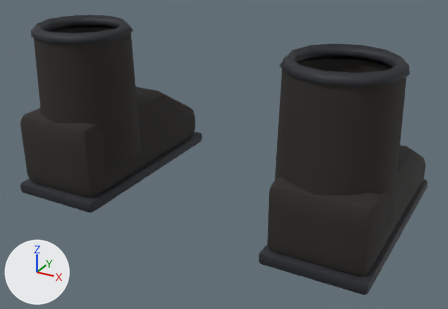
What one commit did to the glTF model art/armor/boots_scout.shopkeeper.glb.
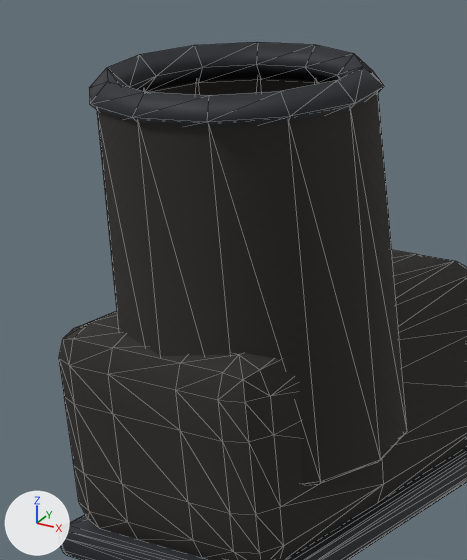
The first picture shows the older version from a camera (50 mm lens) standing at (0.414, -0.678, 0.44) and looking at (0.01, 0.057, 0.073). The close-ups show the older and then the newer version on the part from 0% to 36% of the width and 0% to 63% of the height of that picture. Only the edits that show in the close-ups are written down. The lights are fixed; the arrows at lower left show +X, +Y and +Z. The close-ups show mesh edges as thin lines. Vertices at exactly the same position are counted once.

Objects in the first close-up: 'calf_l__shaft_l', 'foot_l__boot_l'.
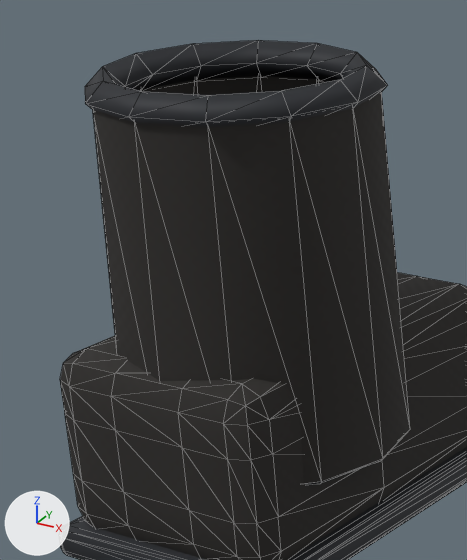
Where the change shows, as pixel boxes [x1, y1, x2, y2] in the close-ups (467 x 560 px; the box of a moved part takes in the faces that stretch with it):
'calf_l__shaft_l', rescaled: before [89, 42, 407, 486]; after [85, 40, 410, 485]
'foot_l__boot_l', reshaped: before [59, 250, 467, 560]; after [59, 273, 467, 560]
part 2 of me_foot_l__boot_l, moved or reshaped: before [63, 250, 467, 560]; after [64, 273, 467, 560]

The edits, one by one:
me_calf_l__shaft_l is used by ob_calf_l__shaft_l; location (0.0, 0.0, 0.0).
me_calf_l__shaft_l had 144 vertices, 288 faces and spanned x -0.27..-0.121, y -0.068..0.081, z 0.054..0.254.
me_calf_l__shaft_l now has 144 vertices, 288 faces and spans x -0.274..-0.12, y -0.069..0.085, z 0.054..0.254.
me_calf_l__shaft_l part 1: the whole mesh is scaled about its middle by (1.03, 1.03, 1), then moved by (-0.002, 0.002, 0.0).
me_foot_l__boot_l is used by ob_foot_l__boot_l; location (0.0, 0.0, 0.0).
me_foot_l__boot_l had 207 vertices, 406 faces and spanned x -0.274..-0.133, y -0.079..0.237, z 0.0..0.129.
me_foot_l__boot_l now has 208 vertices, 408 faces and spans x -0.274..-0.133, y -0.079..0.237, z 0.0..0.115.
Part 2, on me_foot_l__boot_l:
3 vertices are removed from x -0.226..-0.154, y 0.231, z 0.03.
14 faces are deleted.
7 vertices in x -0.27..-0.137, y -0.073..0.231, z 0.03 move by (0.0, 0.0, -0.002).
6 vertices in x -0.27..-0.137, y -0.073..0.13, z 0.05..0.051 move by (0.0, 0.0, -0.005).
6 vertices in x -0.27..-0.137, y -0.073..0.13, z 0.087..0.09 move by (0.0, 0.0, -0.009).
4 vertices in x -0.265..-0.181, y 0.028..0.13, z 0.12..0.125 move by (0.0, 0.0, -0.013).
4 vertices in x -0.226..-0.181, y 0.231, z 0.047 move by (0.0, 0.0, -0.004).
4 vertices in x -0.27..-0.137, y 0.214, z 0.054..0.057 move by (0.0, 0.002, -0.006).
113 vertices move from x -0.27..-0.137, y -0.073..0.231, z 0.012..0.129 to x -0.27..-0.137, y -0.073..0.231, z 0.012..0.115.
4 vertices are added at (-0.181, 0.231, 0.028), (-0.181, 0.231, 0.028), (-0.226, 0.231, 0.028), (-0.152, 0.231, 0.028).
16 new faces join them, mat_armor_boot.
